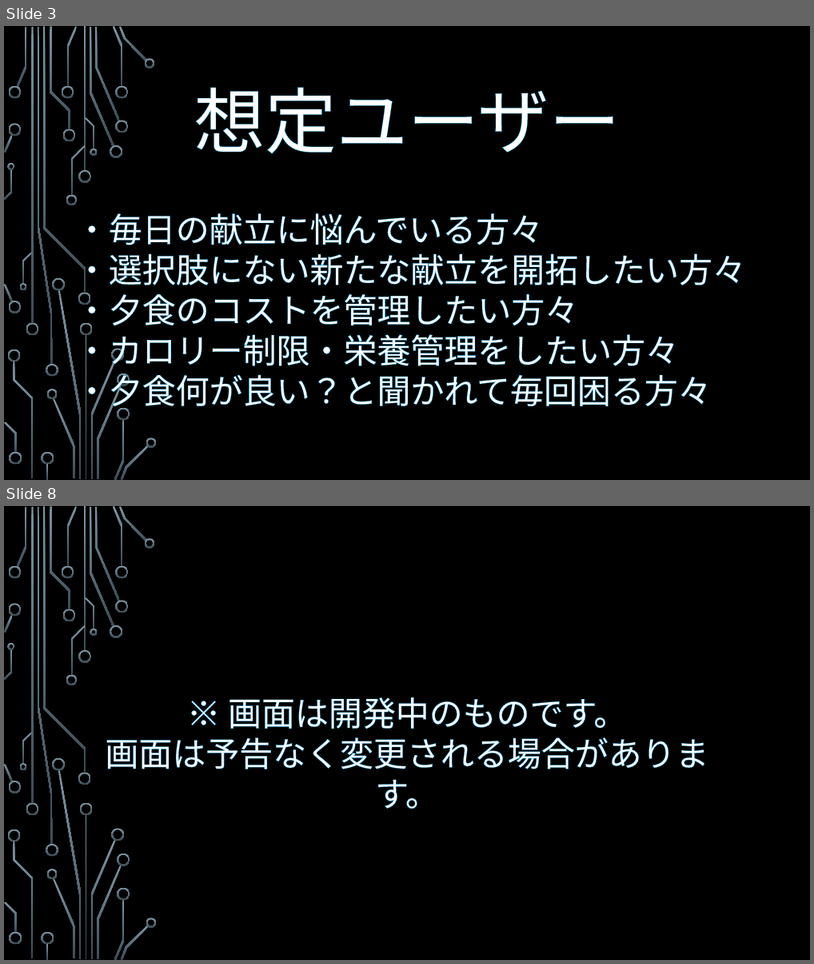
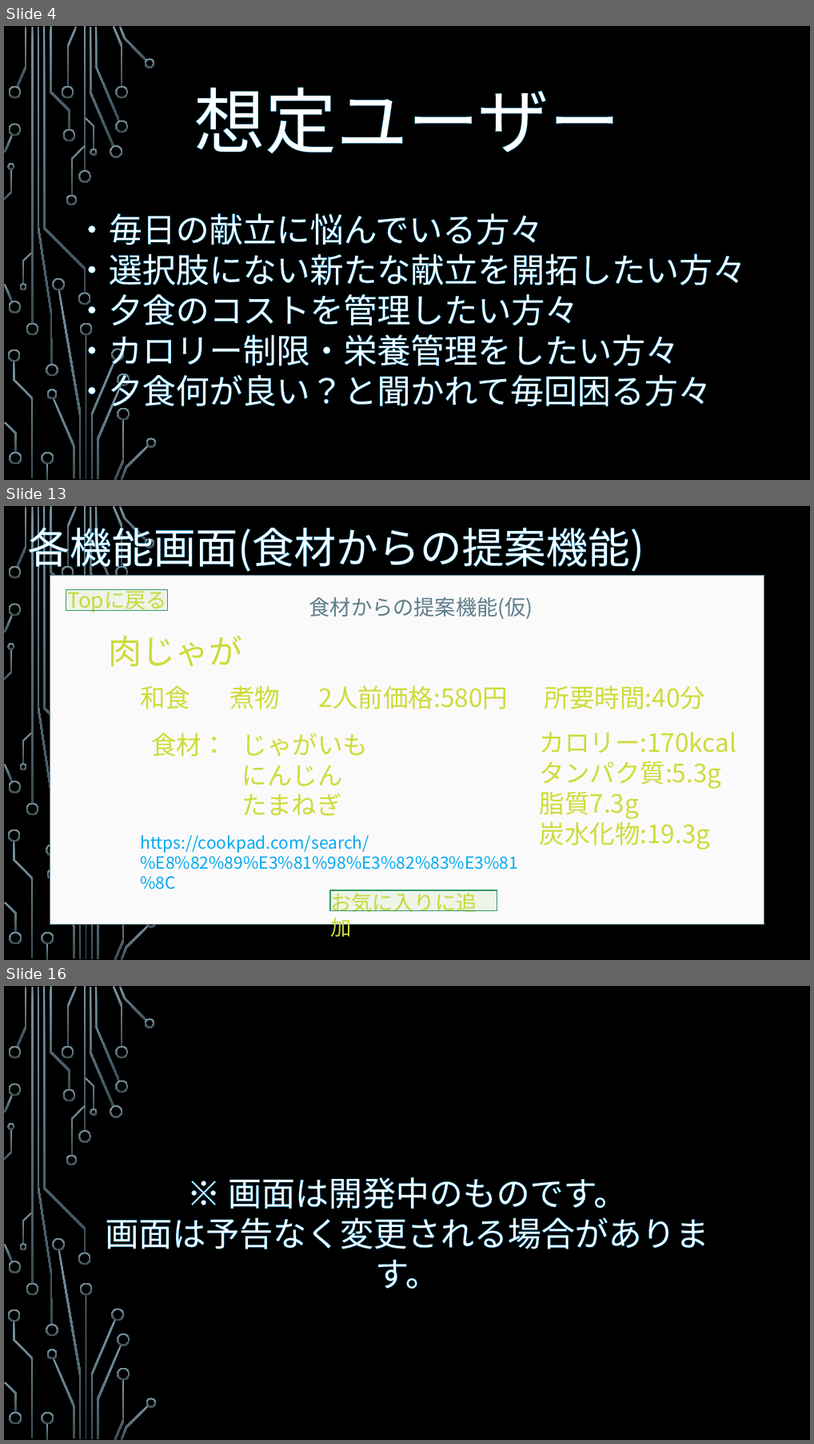
Before and after one commit to Simulaclia/MenuSuggester, a slide deck: doc/ER/献提 -MenuSuggester-.pptx. Shown one above the other, each under a label of ours: slides 3 and 8 before the commit, slides 4, 13 and 16 after it; the slides between them are not shown. The pictures are 814x964 and 814x1444 pixels, drawn with LibreOffice and Linux fonts; fonts in the diff are those of the drawing; background and template pictures are left out. Boxes give left, top, right and bottom in pixels: in the first picture for what was removed or moved away, otherwise in the second. Text is boxed around its words. In the diff, an @@ line names an element or a change of style, - is before the commit and + after.

```diff
--- a/doc/ER/献提 -MenuSuggester-.pptx
+++ b/doc/ER/献提 -MenuSuggester-.pptx
@@ slide 13 added at bbox=[4, 506, 810, 960], background picture (left out); not listed: 40 template elements that a slide beside it also shows @@
@@ text added at bbox=[28, 520, 645, 573], 50 pt, text #FFFFFF @@
+各機能画面(食材からの提案機能)
@@ rectangle added at bbox=[50, 575, 765, 924], fill #FAFAFA, outline #607D8B 1.25 pt @@
@@ rectangle added at bbox=[66, 589, 168, 610], fill #8BC34A at 10% opacity, outline #3A9A6D 1.25 pt @@
@@ text added at bbox=[67, 589, 167, 612], 25 pt, text #CDDC39 @@
+Topに戻る
@@ text added at bbox=[310, 597, 534, 619], 25 pt, text #607D8B @@
+食材からの提案機能(仮)
@@ text added at bbox=[109, 635, 243, 667], 40 pt, text #CDDC39 @@
+肉じゃが
@@ text added at bbox=[140, 685, 190, 709], 30 pt, text #CDDC39 @@
+和食
@@ text added at bbox=[230, 685, 280, 709], 30 pt, text #CDDC39 @@
+煮物
@@ text added at bbox=[319, 685, 508, 709], 30 pt, text #CDDC39 @@
+2人前価格:580円
@@ text added at bbox=[545, 685, 706, 709], 30 pt, text #CDDC39 @@
+所要時間:40分
@@ text added at bbox=[151, 732, 368, 816], 30 pt, text #CDDC39 @@
+食材： じゃがいも
+にんじん
+たまねぎ
@@ text added at bbox=[540, 732, 737, 849], 30 pt, text #CDDC39 @@
+カロリー:170kcal
+タンパク質:5.3g
+脂質7.3g
+炭水化物:19.3g
@@ text added at bbox=[140, 835, 518, 869], 20 pt, text #03A9F4 @@
+https://cookpad.com/search/%E8%82%89%E3%81%98%E3%82%83%E3%81%8C
@@ text added at bbox=[330, 889, 478, 940], 25 pt, text #CDDC39 @@
+お気に入りに追加
@@ rectangle added at bbox=[330, 890, 498, 911], fill #8BC34A at 10% opacity, outline #3A9A6D 1.25 pt @@
@@ what was slide 3 is now slide 4 @@
@@ what was slide 8 is now slide 16 @@
```
Also in this commit, not shown: 5 slides changed, 7 other slides added, 1 other file.
